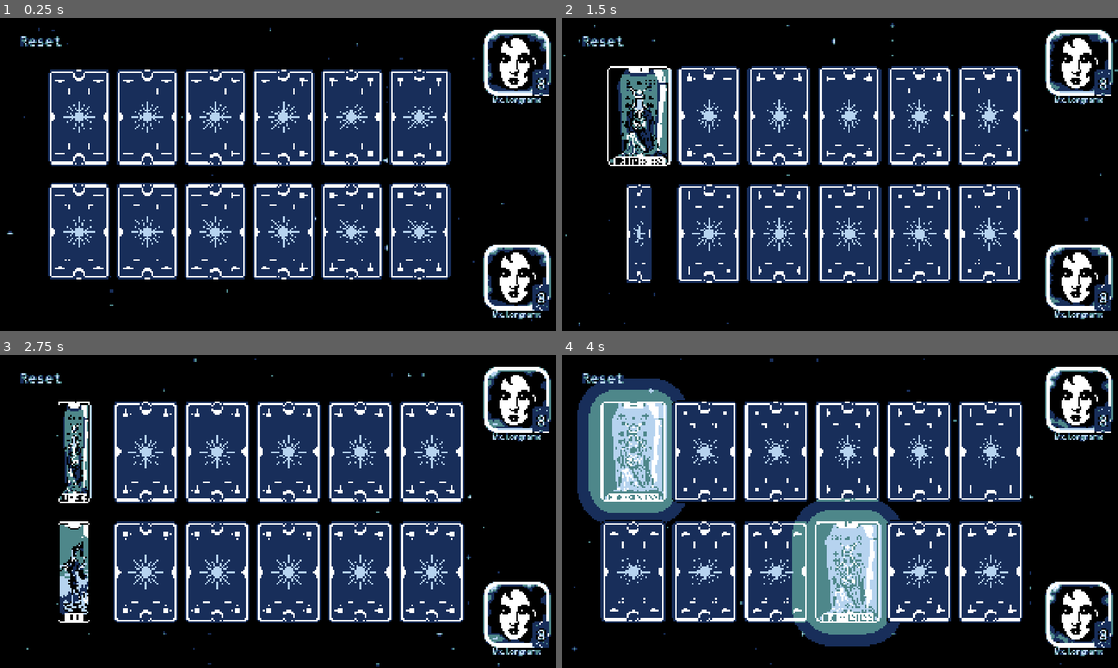
Above: before the commit, frames 1-4 (two rows, left to right).
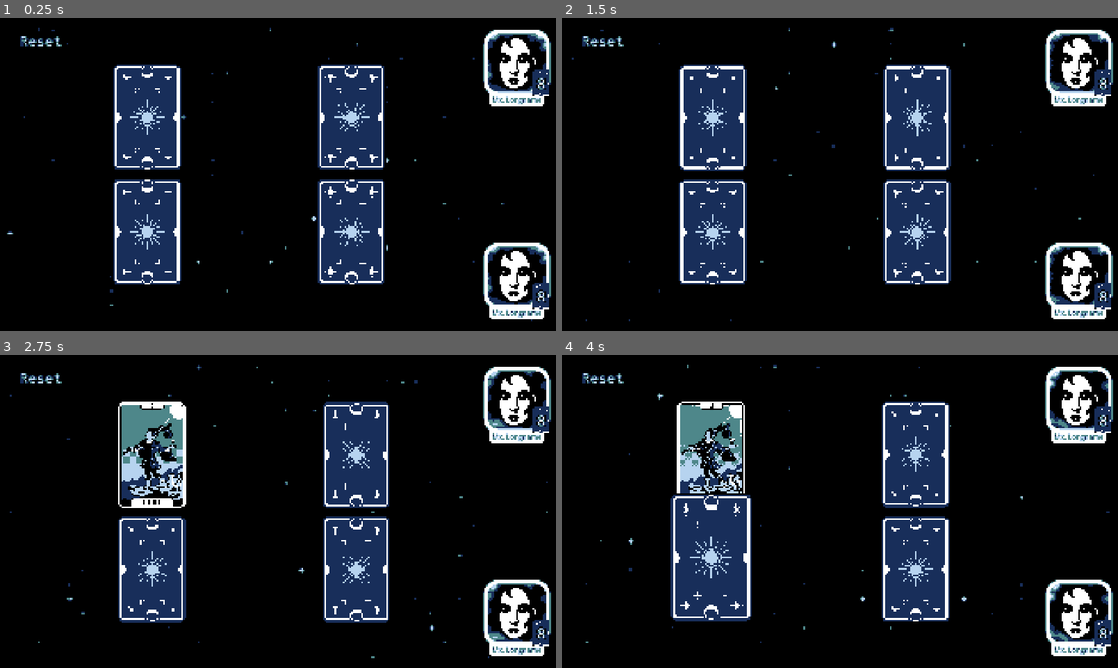
Above: after the commit, the same moments.

Repository: Raisinaut/summer-slow-jam-2026
Game: Godot game, scene res://gameplay/levels/level.tscn
Same seed, same stepped clock (60 frames per second), same inputs: the game is played once before the commit and once after it.
Inputs (mouse positions are in pixels of both pictures, inside the frame that each line leads up to):
- Up to frame 1 (0.25 s): no input
- Up to frame 2 (1.5 s): click (639, 118) at 0.52 s; click (645, 233) at 1.27 s
- Up to frame 3 (2.75 s): click (150, 455) at 2.02 s
- Up to frame 4 (4 s): move the mouse to (962, 495) at 2.77 s; move the mouse to (728, 527) at 3.52 s

The runs differ from the first frame. In frame 1, 34% of the frame differs, in the area x 8-100%, y 14-97%; in frame 2, 32%; in frame 3, 35%; in frame 4, 46%, in the area x 1-100%, y 1-99%.

Commit message:
Fixed opponent selection logic bug + started work on scorekeeping

Diff:
--- /dev/null
+++ b/automatic_card_swap_idea/godot/autoloads/game_manager.gd
@@ -0,0 +1,12 @@
+extends Node
+
+signal score_changed(id, value)
+
+var user_score : int = 0:
+	set(val):
+		user_score = val
+		score_changed.emit("user", val)
+var cpu_score : int = 0:
+	set(val):
+		cpu_score = val
+		score_changed.emit("cpu", val)
--- a/automatic_card_swap_idea/godot/gameplay/interface/components/atlas_texture_selector.gd
+++ b/automatic_card_swap_idea/godot/gameplay/interface/components/atlas_texture_selector.gd
@@ -8,16 +8,19 @@
 @export var cols : int = 1
 @export var rows : int = 1
 
+
+func _ready() -> void:
+	print(index)
+
 func set_index(val) -> void:
 	val = clamp(val, 0, max_index())
 	index = val
 	var col = index % cols
 	var row = (index - col) % rows
 	var cell_coords := Vector2(col, row)
+	if not is_node_ready():
+		await ready
 	atlas_texture.region.position = get_cell_size() * cell_coords
-
-func update_cell_size() -> void:
-	atlas_texture.region.size = atlas_texture.get_size() / Vector2(cols, rows)
 
 func get_cell_size() -> Vector2:
 	return atlas_texture.region.size
--- a/automatic_card_swap_idea/godot/gameplay/interface/components/player_info.tscn
+++ b/automatic_card_swap_idea/godot/gameplay/interface/components/player_info.tscn
@@ -68,8 +68,19 @@
 outline_size = 24
 outline_color = Color(0, 0, 0, 1)
 
+[sub_resource type="StyleBoxFlat" id="StyleBoxFlat_37yhw"]
+content_margin_left = 10.0
+content_margin_top = 0.0
+content_margin_right = 10.0
+content_margin_bottom = 5.0
+bg_color = Color(1, 1, 1, 1)
+corner_radius_bottom_right = 15
+corner_radius_bottom_left = 15
+expand_margin_top = 10.0
+
 [sub_resource type="LabelSettings" id="LabelSettings_37yhw"]
 font_size = 24
+font_color = Color(0.23031491, 0.23031494, 0.23031494, 1)
 
 [node name="PlayerInfo" type="PanelContainer" unique_id=441934147]
 theme_override_styles/panel = SubResource("StyleBoxEmpty_bjb5o")
@@ -110,7 +121,8 @@
 expand_mode = 1
 stretch_mode = 5
 script = ExtResource("4_6nm0o")
-cols = 4
+index = 5
+cols = 5
 rows = 3
 
 [node name="Frame" type="Panel" parent="VBoxContainer/PanelContainer/MarginContainer" unique_id=1203455745]
@@ -125,6 +137,7 @@
 theme_override_styles/panel = SubResource("StyleBoxEmpty_ynhvx")
 
 [node name="CardTexture" type="TextureRect" parent="VBoxContainer/PanelContainer/PanelContainer" unique_id=1959899117]
+texture_filter = 1
 layout_mode = 2
 texture = ExtResource("2_y7p88")
 expand_mode = 1
@@ -136,7 +149,13 @@
 label_settings = SubResource("LabelSettings_bvnae")
 horizontal_alignment = 1
 
-[node name="NameLabel" type="Label" parent="VBoxContainer" unique_id=1353557119]
+[node name="NameContainer" type="PanelContainer" parent="VBoxContainer" unique_id=1467552991]
+show_behind_parent = true
+layout_mode = 2
+size_flags_horizontal = 4
+theme_override_styles/panel = SubResource("StyleBoxFlat_37yhw")
+
+[node name="NameLabel" type="Label" parent="VBoxContainer/NameContainer" unique_id=1353557119]
 unique_name_in_owner = true
 layout_mode = 2
 text = "Mx. Longname"
--- a/automatic_card_swap_idea/godot/gameplay/interface/interface.gd
+++ b/automatic_card_swap_idea/godot/gameplay/interface/interface.gd
@@ -6,9 +6,15 @@
 
 var field_input_disabled : bool = false : set = set_field_input_disabled
 
+func _ready() -> void:
+	GameManager.score_changed.connect(_on_game_manager_score_changed)
+
 func set_field_input_disabled(state) -> void:
 	field_input_disabled = state
 	if field_input_disabled:
 		field_area.mouse_filter = Control.MOUSE_FILTER_STOP
 	else:
 		field_area.mouse_filter = Control.MOUSE_FILTER_IGNORE
+
+func _on_game_manager_score_changed(id : String, value : int) -> void:
+	pass
--- a/automatic_card_swap_idea/godot/gameplay/levels/level.tscn
+++ b/automatic_card_swap_idea/godot/gameplay/levels/level.tscn
@@ -151,7 +151,7 @@
 offset_top = 145.0
 offset_right = 1567.0
 offset_bottom = 935.0
-columns = 6
+columns = 2
 rows = 2
 
 [node name="BackgroundColor" type="CanvasLayer" parent="." unique_id=2094685529]
--- a/automatic_card_swap_idea/godot/gameplay/opponent/opponent.gd
+++ b/automatic_card_swap_idea/godot/gameplay/opponent/opponent.gd
@@ -7,6 +7,7 @@
 
 var can_play : bool = false
 var card_memory : Array[Card] = []
+var selection : Array[Card] = []
 var memory_turn_lifetime : int = 2
 
 func _ready() -> void:
@@ -17,11 +18,21 @@
 ## an already known card and an unknown card.
 func play() -> void:
 	print("Opponent turn started.")
+	if card_grid.active_cards.is_empty():
+		print("No cards to choose from")
+		return
+
+	print("memory: ", card_memory)
+
 	# Attempt to find match
-	var selection : Array[Card] = get_known_match()
+	selection = get_known_match()
 	if selection.is_empty():
 		print("No match known in memory.")
+		# Select an unknown card
+		print("Selecting unknown card")
 		selection.append(select_unknown_card())
+		print("Selection: ", selection)
+		# Check if it matches one in memory
 		var memory_match : Card = find_memory_match(selection[0])
 		if memory_match:
 			print("Unknown card matches one in memory.")
@@ -54,9 +65,12 @@
 	var active_cards = card_grid.active_cards.duplicate(true)
 	for card in card_memory:
 		active_cards.erase(card)
+	for card in selection:
+		active_cards.erase(card)
 	if active_cards.size() == 0:
 		push_error("Could not select unkown card. All active cards are known.")
 		return null
+	# select randomly from the remaining cards
 	active_cards.shuffle()
 	return active_cards[0]
 
--- a/automatic_card_swap_idea/godot/project.godot
+++ b/automatic_card_swap_idea/godot/project.godot
@@ -15,6 +15,10 @@
 config/features=PackedStringArray("4.7", "GL Compatibility")
 config/icon="res://icon.svg"
 
+[autoload]
+
+GameManager="*uid://p2djfq32galt"
+
 [display]
 
 window/size/viewport_width=1920
Not shown, added: automatic_card_swap_idea/godot/autoloads/game_manager.gd.uid
